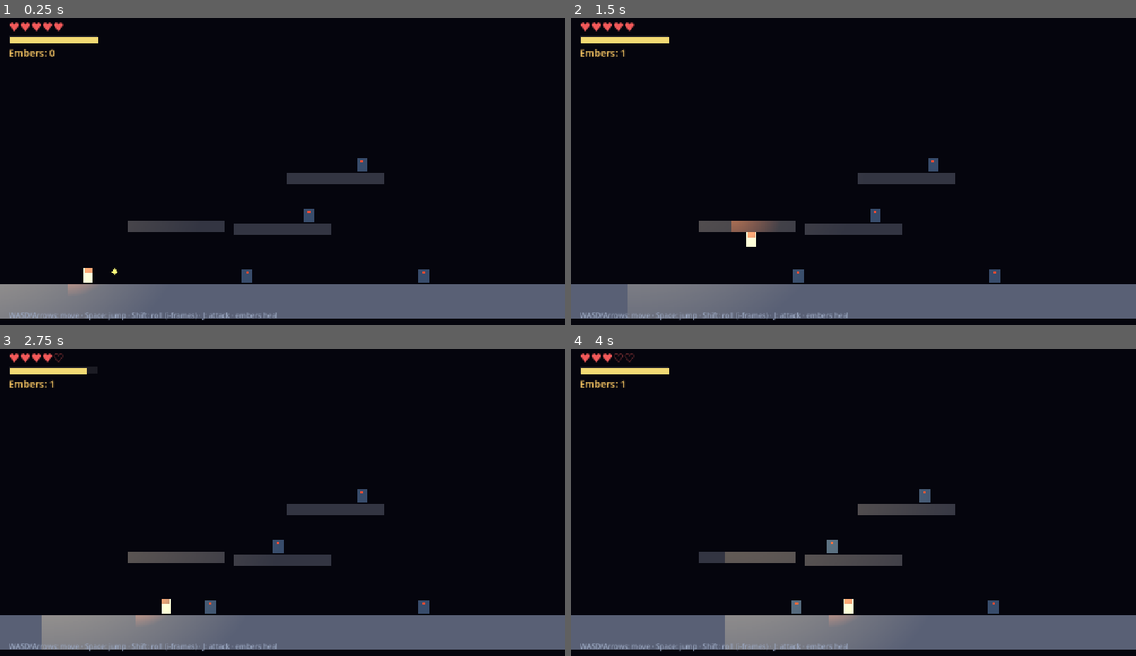
Above: before the commit, frames 1-4 (two rows, left to right).
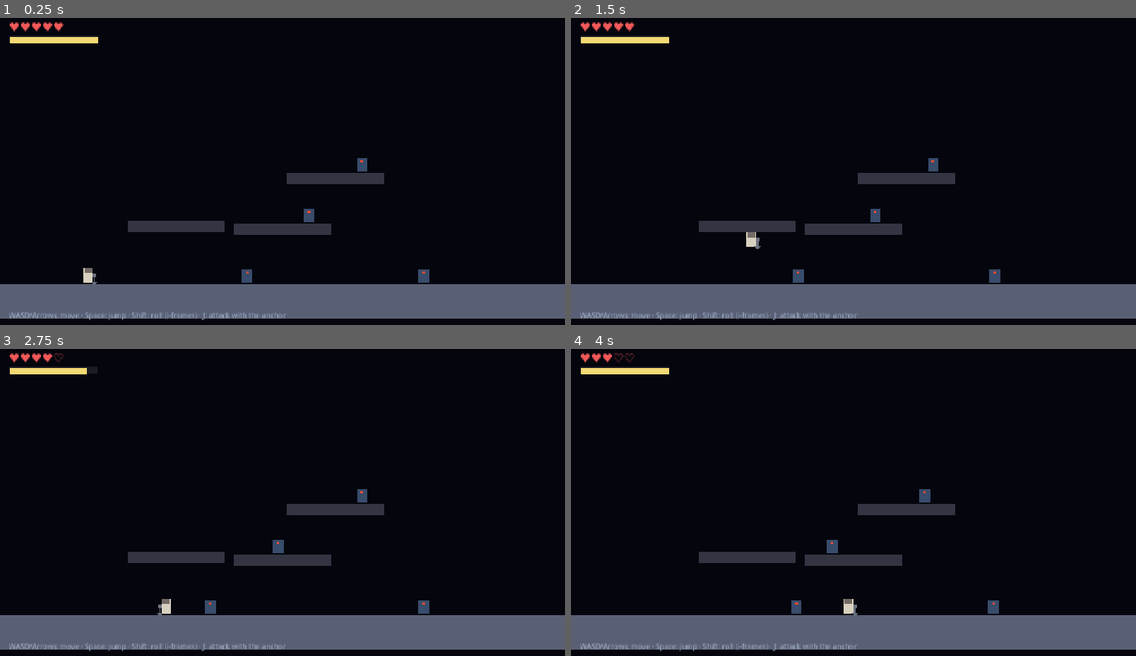
Above: after the commit, the same moments.

Repository: hugoborgplotnikov-boop/the-last-beacon
Game: Godot game, scene res://scenes/world.tscn
Two runs of this game, one before a commit and one after it. Both use one fixed random seed, a clock stepped at 60 frames per second and the inputs below.
Inputs:
- Up to frame 1 (0.25 s): no input
- Up to frame 2 (1.5 s): tap Enter at 0.5 s; hold D (move_right) from 0.53 s (still down); tap J (attack) at 0.6 s; tap Space (jump) at 0.77, 1.07 s; tap Shift (roll) at 0.8, 1.35 s
- Up to frame 3 (2.75 s): tap Space (jump) at 1.52, 1.55, 1.82, 2.1 s; release D (move_right) at 2.03 s; hold A (move_left) from 2.03 s (still down); tap J (attack) at 2.3 s
- Up to frame 4 (4 s): release A (move_left) at 2.78 s; hold D (move_right) from 2.78 s (still down); tap J (attack) at 2.85 s; tap Space (jump) at 3.02, 3.32, 3.77, 3.8 s; tap Shift (roll) at 3.05, 3.6 s

The runs differ from the first frame. In frame 1, 2.0% of the frame differs, in the area x 0-51%, y 10-98%; in frame 2, 1.5%; in frame 3, 3.0%; in frame 4, 3.6%, in the area x 1-55%, y 10-98%.

Commit message:
feat: lantern + embers removed — the keeper fights with the anchor
User's second-pass playtest direction: 'change the whole weapon, remove
the lantern and embers'.
- lantern light + flame visuals removed; Anchor node (ring/shank/flukes)
  with a swing animation on attack (rotation lash)
- embers: pickups, drops, counter, HUD label, and the ember scene all
  removed; grunts no longer drop anything
- Darkness canvas modulate removed (cave fully lit)
- test_combat updated (no ember assertions); suite 5/5 green
- pitch + GDD + README updated: weapon is the anchor, souls-currency TBD

Diff:
--- a/dev/TheLastBeacon/scenes/ember.tscn
+++ /dev/null
@@ -1,34 +0,0 @@
-[gd_scene load_steps=5 format=3]
-
-[ext_resource type="Script" path="res://scripts/ember.gd" id="1"]
-
-[sub_resource type="CircleShape2D" id="Circle_pickup"]
-radius = 12.0
-
-[sub_resource type="Gradient" id="Grad_glow"]
-colors = PackedColorArray(1, 0.85, 0.4, 1, 1, 0.85, 0.4, 0)
-offsets = PackedFloat32Array(0, 1)
-
-[sub_resource type="GradientTexture2D" id="Tex_glow"]
-gradient = SubResource("Grad_glow")
-width = 128
-height = 128
-fill = 1
-
-[node name="Ember" type="Area2D"]
-collision_layer = 16
-collision_mask = 2
-script = ExtResource("1")
-
-[node name="Body" type="Polygon2D" parent="."]
-color = Color(1, 0.85, 0.4, 1)
-polygon = PackedVector2Array(0, -8, 6, 0, 0, 8, -6, 0)
-
-[node name="Glow" type="PointLight2D" parent="."]
-texture = SubResource("Tex_glow")
-texture_scale = 0.5
-color = Color(1, 0.85, 0.4, 1)
-energy = 2.0
-
-[node name="CollisionShape2D" type="CollisionShape2D" parent="."]
-shape = SubResource("Circle_pickup")
--- a/dev/TheLastBeacon/scenes/player.tscn
+++ b/dev/TheLastBeacon/scenes/player.tscn
@@ -56,19 +56,20 @@
 limit_right = 2200
 limit_bottom = 720
 
-[node name="Lantern" type="PointLight2D" parent="."]
-position = Vector2(0, -8)
-texture = SubResource("Tex_lantern")
-texture_scale = 2.2
-color = Color(1, 0.9, 0.65, 1)
-energy = 1.35
+[node name="Anchor" type="Node2D" parent="."]
+position = Vector2(14, 6)
 
-[node name="Flame" type="PointLight2D" parent="Lantern"]
-position = Vector2(12, 0)
-texture = SubResource("Tex_flame")
-texture_scale = 0.9
-color = Color(1, 0.7, 0.3, 1)
-energy = 2.0
+[node name="Ring" type="Polygon2D" parent="Anchor"]
+color = Color(0.42, 0.45, 0.5, 1)
+polygon = PackedVector2Array(-4, -10, 4, -10, 4, -2, -4, -2)
+
+[node name="Shank" type="Polygon2D" parent="Anchor"]
+color = Color(0.42, 0.45, 0.5, 1)
+polygon = PackedVector2Array(-2, -2, 2, -2, 2, 8, -2, 8)
+
+[node name="Flukes" type="Polygon2D" parent="Anchor"]
+color = Color(0.42, 0.45, 0.5, 1)
+polygon = PackedVector2Array(-9, 8, 9, 8, 0, 16)
 
 [node name="AttackBox" type="Area2D" parent="."]
 collision_layer = 8
--- a/dev/TheLastBeacon/scenes/world.tscn
+++ b/dev/TheLastBeacon/scenes/world.tscn
@@ -3,7 +3,6 @@
 [ext_resource type="Script" uid="uid://d3qxoweeth8r5" path="res://scripts/world.gd" id="1"]
 [ext_resource type="PackedScene" path="res://scenes/player.tscn" id="2"]
 [ext_resource type="PackedScene" path="res://scenes/enemy.tscn" id="3"]
-[ext_resource type="PackedScene" path="res://scenes/ember.tscn" id="4"]
 
 [sub_resource type="RectangleShape2D" id="Rect_floor"]
 size = Vector2(3400, 80)
@@ -16,9 +15,6 @@
 
 [node name="World" type="Node2D" unique_id=1783195059]
 script = ExtResource("1")
-
-[node name="Darkness" type="CanvasModulate" parent="." unique_id=551990517]
-color = Color(1, 1, 1, 1)
 
 [node name="Floor" type="StaticBody2D" parent="." unique_id=1330390633]
 
@@ -98,9 +94,6 @@
 [node name="Enemy4" parent="." instance=ExtResource("3")]
 position = Vector2(700, 465)
 
-[node name="Ember1" parent="." unique_id=90324824 instance=ExtResource("4")]
-position = Vector2(260, 590)
-
 [node name="Platform4" type="StaticBody2D" parent="."]
 position = Vector2(1700, 500)
 
@@ -110,9 +103,6 @@
 [node name="Visual" type="Polygon2D" parent="Platform4"]
 color = Color(0.35, 0.38, 0.46, 1)
 polygon = PackedVector2Array(-110, -13, 110, -13, 110, 13, -110, 13)
-
-[node name="Ember2" parent="." instance=ExtResource("4")]
-position = Vector2(1700, 475)
 
 [node name="Enemy5" parent="." instance=ExtResource("3")]
 position = Vector2(1780, 470)
@@ -143,15 +133,6 @@
 offset_bottom = 18.0
 color = Color(0.95, 0.85, 0.45, 1)
 
-[node name="Embers" type="Label" parent="UI" unique_id=70572658]
-offset_left = 20.0
-offset_top = 80.0
-offset_right = 420.0
-offset_bottom = 112.0
-theme_override_colors/font_color = Color(1, 0.8, 0.4, 1)
-theme_override_font_sizes/font_size = 22
-text = "Embers: 0"
-
 [node name="DeathLabel" type="Label" parent="UI" unique_id=551378661]
 visible = false
 anchors_preset = 8
@@ -178,4 +159,4 @@
 offset_bottom = 712.0
 theme_override_colors/font_color = Color(0.6, 0.65, 0.75, 1)
 theme_override_font_sizes/font_size = 16
-text = "WASD/Arrows: move · Space: jump · Shift: roll (i-frames) · J: attack · embers heal"
+text = "WASD/Arrows: move · Space: jump · Shift: roll (i-frames) · J: attack with the anchor"
--- a/dev/TheLastBeacon/scripts/ember.gd
+++ /dev/null
@@ -1,24 +0,0 @@
-extends Area2D
-
-## An ember — a fragment of drowned light. Pick it up: it heals and counts toward
-## your embers. This is the seed of the souls-style currency.
-
-var t := 0.0
-var base_y := 0.0
-
-
-func _ready() -> void:
-	base_y = position.y
-	body_entered.connect(_on_body_entered)
-
-
-func _process(delta: float) -> void:
-	t += delta
-	position.y = base_y + sin(t * 3.0) * 4.0
-
-
-func _on_body_entered(body: Node2D) -> void:
-	if body.is_in_group("player"):
-		body.add_embers(1)
-		body.heal(1)
-		queue_free()
--- a/dev/TheLastBeacon/scripts/enemy.gd
+++ b/dev/TheLastBeacon/scripts/enemy.gd
@@ -1,11 +1,9 @@
 extends CharacterBody2D
 
-## Drowned Grunt — chases the keeper, hurts on contact, drops an ember on death,
-## and respawns after a while. The dark is their ally.
+## Drowned Grunt — chases the keeper, hurts on contact, and respawns after a
+## while. The dark is their ally.
 
 signal died
-
-const EMBER := preload("res://scenes/ember.tscn")
 
 @export var max_hp := 3
 @export var speed := 55.0
@@ -88,9 +86,6 @@
 	hurt_box.set_deferred("monitorable", false)
 	touch_box.set_deferred("monitoring", false)
 	died.emit()
-	var ember := EMBER.instantiate()
-	ember.global_position = global_position
-	get_parent().add_child(ember)
 	respawn_timer.start()
 
 
--- a/dev/TheLastBeacon/scripts/player.gd
+++ b/dev/TheLastBeacon/scripts/player.gd
@@ -1,11 +1,10 @@
 extends CharacterBody2D
 
-## Drill 1 player: movement, jump, roll (i-frames), lantern light, attack.
+## Drill 1 player: movement, jump, roll (i-frames), anchor attack.
 ## The Last Beacon — the keeper.
 
 signal health_changed(hp: int)
 signal stamina_changed(value: float)
-signal embers_changed(count: int)
 signal died
 
 @export var speed := 220.0
@@ -25,7 +24,6 @@
 
 var health: int
 var stamina: float
-var embers := 0
 var facing := Vector2.RIGHT
 var is_rolling := false
 var is_attacking := false
@@ -34,11 +32,9 @@
 var dead := false
 var spawn_point := Vector2.ZERO
 var air_jumps_left := 1
-var flame_boost := 0.0
 
 @onready var body: Polygon2D = $Body
-@onready var lantern: PointLight2D = $Lantern
-@onready var lantern_flame: PointLight2D = $Lantern/Flame
+@onready var anchor: Node2D = $Anchor
 @onready var attack_box: Area2D = $AttackBox
 @onready var hit_zone: Area2D = $HitZone
 
@@ -53,16 +49,6 @@
 	hit_zone.area_entered.connect(_on_hit_zone_area_entered)
 
 
-func _process(delta: float) -> void:
-	# Subtle lantern flicker — the keeper's light is alive. Pure atmosphere now.
-	lantern.energy = 1.35 + sin(Time.get_ticks_msec() * 0.008) * 0.08
-	if flame_boost > 0.0:
-		flame_boost = maxf(flame_boost - delta, 0.0)
-		lantern_flame.energy = 3.8
-	else:
-		lantern_flame.energy = 2.0 + sin(Time.get_ticks_msec() * 0.02) * 0.25
-
-
 func _physics_process(delta: float) -> void:
 	var dir := Input.get_axis("move_left", "move_right")
 
@@ -73,7 +59,8 @@
 			facing = Vector2(dir, 0.0)
 			if not is_attacking:
 				body.scale = Vector2(facing.x, 1.0)
-			lantern_flame.position.x = 12.0 * facing.x
+			anchor.position.x = 14.0 * facing.x
+			anchor.scale.x = facing.x
 		if not is_on_floor():
 			velocity.y += gravity * delta
 		else:
@@ -84,7 +71,6 @@
 			elif air_jumps_left > 0:
 				velocity.y = double_jump_velocity
 				air_jumps_left -= 1
-				flame_boost = 0.3
 		velocity.x = dir * speed
 
 	move_and_slide()
@@ -128,9 +114,11 @@
 	can_attack = false
 	attack_box.position = Vector2(16.0 * facing.x, 2.0)
 	attack_box.monitoring = true
+	anchor.rotation = -0.7 * facing.x
 	await get_tree().create_timer(attack_duration).timeout
 	attack_box.monitoring = false
 	is_attacking = false
+	anchor.rotation = 0.0
 	await get_tree().create_timer(maxf(attack_cooldown - attack_duration, 0.0)).timeout
 	can_attack = true
 
@@ -168,11 +156,6 @@
 	health_changed.emit(health)
 
 
-func add_embers(count: int) -> void:
-	embers += count
-	embers_changed.emit(embers)
-
-
 func die() -> void:
 	dead = true
 	died.emit()
@@ -192,7 +175,9 @@
 	is_rolling = false
 	attack_box.monitoring = false
 	body.scale = Vector2(facing.x, 1.0)
-	lantern_flame.position.x = 12.0 * facing.x
+	anchor.position.x = 14.0 * facing.x
+	anchor.scale.x = facing.x
+	anchor.rotation = 0.0
 	body.modulate = Color.WHITE
 	air_jumps_left = 1
 	visible = true
--- a/dev/TheLastBeacon/scripts/world.gd
+++ b/dev/TheLastBeacon/scripts/world.gd
@@ -4,7 +4,6 @@
 
 @onready var player: CharacterBody2D = $Player
 @onready var hp_label: Label = $UI/HP
-@onready var ember_label: Label = $UI/Embers
 @onready var stamina_fill: ColorRect = $UI/StaminaBG/Fill
 @onready var death_label: Label = $UI/DeathLabel
 @onready var enemies: Array[Node] = [$Enemy1, $Enemy2, $Enemy3, $Enemy4, $Enemy5]
@@ -13,11 +12,9 @@
 func _ready() -> void:
 	player.health_changed.connect(_on_health_changed)
 	player.stamina_changed.connect(_on_stamina_changed)
-	player.embers_changed.connect(_on_embers_changed)
 	player.died.connect(_on_player_died)
 	_on_health_changed(player.health)
 	_on_stamina_changed(player.stamina)
-	_on_embers_changed(player.embers)
 
 
 func _on_health_changed(hp: int) -> void:
@@ -28,10 +25,6 @@
 	stamina_fill.size.x = 200.0 * clampf(value / player.max_stamina, 0.0, 1.0)
 
 
-func _on_embers_changed(count: int) -> void:
-	ember_label.text = "Embers: %d" % count
-
-
 func _on_player_died() -> void:
 	death_label.visible = true
 	await get_tree().create_timer(2.0).timeout
--- a/dev/TheLastBeacon/tests/test_combat.gd
+++ b/dev/TheLastBeacon/tests/test_combat.gd
@@ -1,6 +1,6 @@
 extends SceneTree
-## test_combat.gd — melee attacks damage and kill the grunt; its ember drops
-## and is picked up. Simulates a player walking in and swinging five times.
+## test_combat.gd — melee attacks damage and kill the grunt. Simulates a
+## player walking in and swinging five times.
 
 const HARNESS = preload("res://tests/harness.gd")
 
@@ -8,7 +8,6 @@
 var player: CharacterBody2D
 var enemy1: Node
 var h: RefCounted
-var embers_before := 0
 
 
 func _initialize() -> void:
@@ -32,7 +31,6 @@
 			Input.action_release("move_right")
 			h.check(player.global_position.x > 300.0, "reached the grunt")
 			h.check(enemy1.hp == enemy1.max_hp, "grunt starts at full HP")
-			embers_before = player.embers
 		120: Input.action_press("attack")
 		130: Input.action_release("attack")
 		150: Input.action_press("attack")
@@ -45,8 +43,6 @@
 		250: Input.action_release("attack")
 		300:
 			h.check(enemy1.dead, "grunt died within the attack windows")
-		320:
-			h.check(player.embers >= embers_before + 1, "grunt's ember dropped and was picked up")
 		400:
 			h.check(player.health > 0, "keeper survived the fight")
 			quit(0 if h.summary() else 1)
Not shown, removed: dev/TheLastBeacon/scripts/ember.gd.uid
Not shown, changed: design/01-one-page-pitch.md
Not shown, changed: design/02-game-design-doc.md
Not shown, changed: dev/TheLastBeacon/README.md
